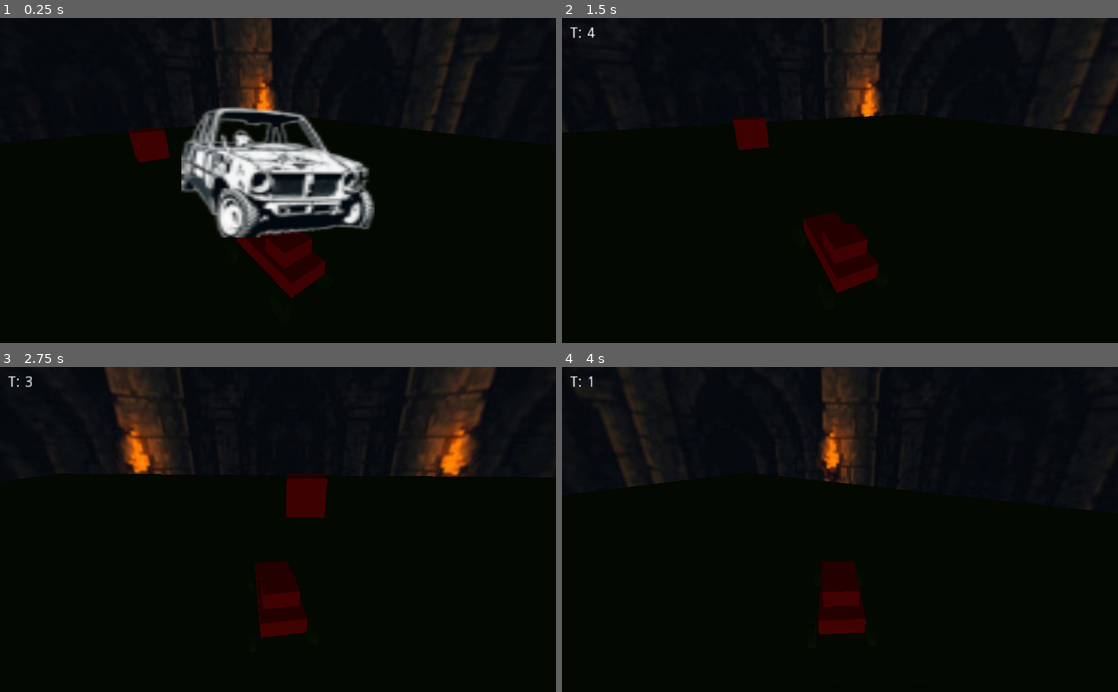
Above: before the commit, frames 1-4 (two rows, left to right).
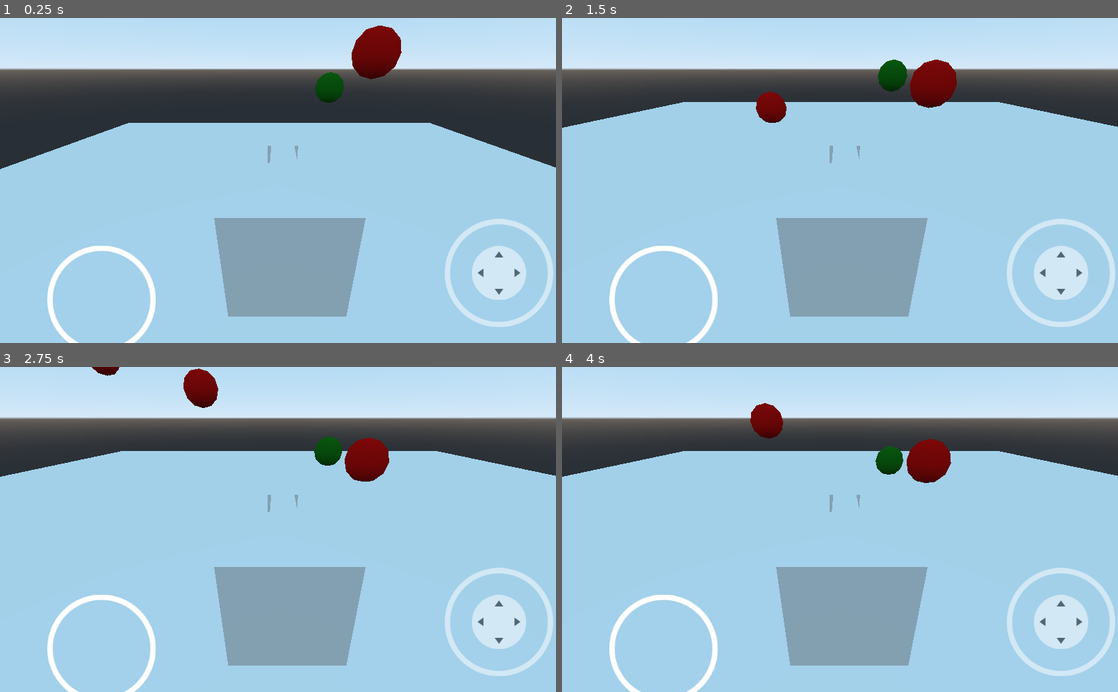
Above: after the commit, the same moments.

Repository: Chatarra-Estudio/basic_template_26
Game: Godot game, scene res://3d-cara-dispa/mundoDispa2.tscn
Same seed, same stepped clock (60 frames per second), same inputs: the game is played once before the commit and once after it. Before the commit the project starts from res://3d-car0/main.tscn.
Inputs (mouse positions are in pixels of both pictures, inside the frame that each line leads up to):
- Up to frame 1 (0.25 s): no input
- Up to frame 2 (1.5 s): move the mouse to (962, 164) at 0.52 s; hold Right (ui_right) 0.53-1.25 s; click (962, 164) at 0.67 s; tap Space (ui_select) at 0.77 s; drag from (728, 196) to (812, 245) at 1.27 s
- Up to frame 3 (2.75 s): move the mouse to (333, 458) at 2.02 s; hold Right (ui_right) from 2.03 s (still down); click (333, 458) at 2.17 s
- Up to frame 4 (4 s): release Right (ui_right) at 2.75 s; drag from (812, 594) to (673, 480) at 2.77 s; move the mouse to (1006, 578) at 3.52 s; hold Left (turn_left) from 3.53 s (still down); click (1006, 578) at 3.67 s; tap Space (ui_select) at 3.77 s

The runs differ from the first frame. In frame 1, 100% of the frame differs, in the area x 0-100%, y 0-100%; in frame 2, 100%; in frame 3, 100%; in frame 4, 100%.

Commit message:
Add files via upload

Diff:
--- a/basic/project.godot
+++ b/basic/project.godot
@@ -8,15 +8,20 @@
 
 config_version=4
 
-_global_script_classes=[  ]
+_global_script_classes=[ {
+"base": "Control",
+"class": "VirtualJoystick",
+"language": "GDScript",
+"path": "res://2d-joystick/virtual_joystick.gd"
+} ]
 _global_script_class_icons={
-
+"VirtualJoystick": ""
 }
 
 [application]
 
 config/name="Plantilla 2026"
-run/main_scene="res://3d-car0/main.tscn"
+run/main_scene="res://3d-cara-dispa/mundoDispa2.tscn"
 config/icon="res://icon.png"
 
 [input]
@@ -29,6 +34,10 @@
  ]
 }
 
+[input_devices]
+
+pointing/emulate_touch_from_mouse=true
+
 [rendering]
 
 quality/driver/driver_name="GLES2"
